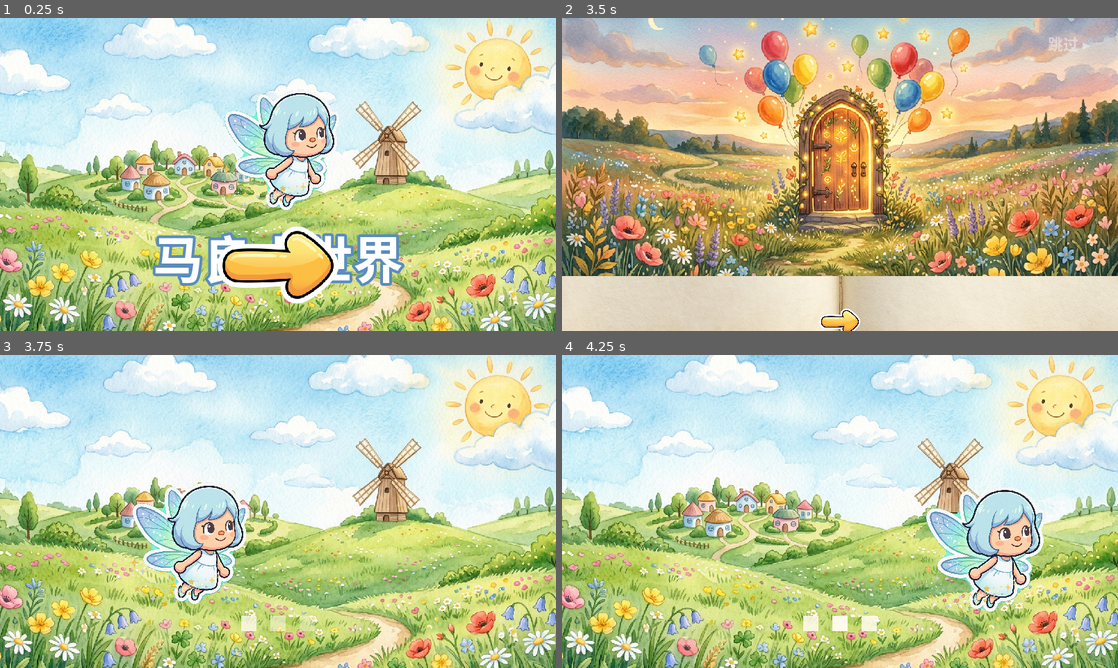
Above: before the commit, frames 1-4 (two rows, left to right).
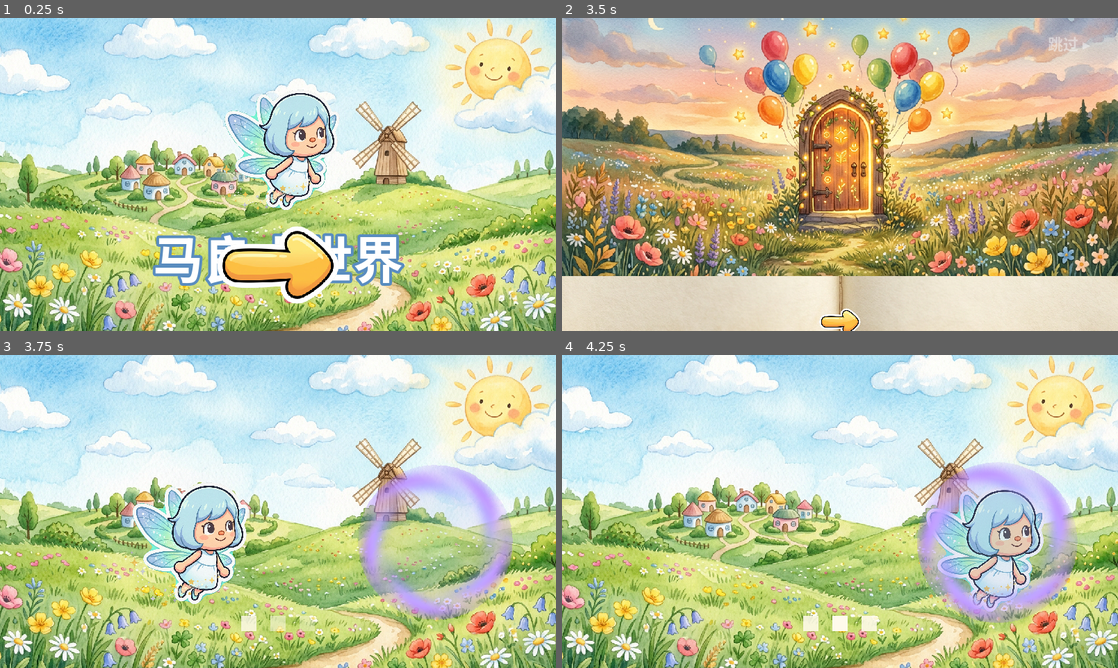
Above: after the commit, the same moments.

Repository: hoveychen/maliang
Game: Godot game, scene res://menu.tscn
Two runs of this game, one before a commit and one after it. Both use one fixed random seed, a clock stepped at 60 frames per second and the inputs below. Sound files missing from this copy of the repository are replaced by a short silence.
Inputs (mouse positions are in pixels of both pictures, inside the frame that each line leads up to):
- Up to frame 1 (0.25 s): no input
- Up to frame 2 (3.5 s): tap Enter (ui_accept) at 0.5, 0.77, 1.07 s; move the mouse to (962, 158) at 0.52 s; hold Right (ui_right) 0.53-1.25 s; click (962, 158) at 0.67 s; click (840, 321) at 1.25 s; click (840, 321) at 2 s; click "跳过 ▸" at 2.75 s
- Up to frame 3 (3.75 s): tap Enter (ui_accept) at 3.5 s; drag from (166, 527) to (250, 574) at 3.52 s
- Up to frame 4 (4.25 s): no input

Frames 1-2 are identical in both runs. In frame 3, 7.0% of the frame differs, in the area x 64-93%, y 35-85%; in frame 4, 7.5%, in the area x 63-93%, y 34-86%.

Commit message:
feat(loading): P1 程序化传送门置于航道终点,仙子飞向它
_make_portal_tex 程序化生成发光漩涡门(高斯环带+角向螺旋+青紫渐变,无素材依赖);
挂 CanvasLayer 盖过背景,钉在仙子飞行终点、持续自转+呼吸。仙子飞近被门遮住=飞入感。
test_visual_loading 端到端绿(门在 headless 生成/渲染无碍)。

Diff:
--- a/scripts/loading.gd
+++ b/scripts/loading.gd
@@ -26,14 +26,20 @@
 const PROG_FOLLOW := 2.5  ## 显示进度追真进度的速度（每秒）：真里程碑落地时仙子快速前冲
 const PROG_CREEP := 0.035 ## 真进度停滞时的慢爬（每秒），朝 0.9 渐近但永不到顶——到顶只由 world_ready 触发
 const CREEP_CEIL := 0.9   ## 慢爬封顶：网络久等时仙子最多爬到 90%，留最后一截给「真就绪」
-const LAND_TIME := 0.5    ## world_ready 后仙子冲刺到终点（_prog→1）的时长
-
-var _fade_root: Control    ## 淡出目标（整层视觉挂它下面，改 modulate:a）
+const LAND_TIME := 0.45   ## world_ready 后仙子冲刺到终点（_prog→1）的时长
+
+const PORTAL_SIZE := 220.0 ## 传送门屏上直径（航道终点），仙子飞向它
+const PORTAL_TEX := 240    ## 传送门贴图分辨率（程序化生成，见 _make_portal_tex）
+const PORTAL_SPIN := 0.6   ## 传送门漩涡自转角速度（弧度/秒）
+
+var _fade_root: Control    ## 淡出目标（背景+三点挂它下面，改 modulate:a 剥离）
+var _portal: TextureRect   ## 航道终点的传送门（挂 CanvasLayer 上、盖过 _fade_root，单独转场）
 var _fairy: TextureRect
 var _dots: Array[ColorRect] = []
 var _t := 0.0
 var _prog := 0.0           ## 显示进度 [0,1]：驱动仙子横向位置；真进度来自 _world.ready_progress()
 var _landing := false      ## world_ready 后接管 _prog（tween 冲到 1.0），_process 不再跟随真进度
+var _transitioning := false ## 传送门转场已接管（门的位置/缩放交给 tween，_process 只保留自转）
 var _shown_at := 0
 var _world: Node = null
 var _revealing := false    ## 已开始揭开（防重复 spawn/reveal）
@@ -94,10 +100,47 @@
 		_fade_root.add_child(d)
 		_dots.append(d)
 
+	# 航道终点的传送门：挂在 CanvasLayer 上、盖过 _fade_root（故仙子飞近时被门遮住＝飞入感）。
+	# 转场时单独动它（居中+放大+淡出），不随背景 _fade_root 一起淡。程序化生成，无素材依赖。
+	_portal = TextureRect.new()
+	_portal.texture = _make_portal_tex(PORTAL_TEX)
+	_portal.expand_mode = TextureRect.EXPAND_IGNORE_SIZE
+	_portal.stretch_mode = TextureRect.STRETCH_KEEP_ASPECT_CENTERED
+	_portal.set_anchors_preset(Control.PRESET_TOP_LEFT)
+	_portal.custom_minimum_size = Vector2(PORTAL_SIZE, PORTAL_SIZE)
+	_portal.pivot_offset = Vector2(PORTAL_SIZE * 0.5, PORTAL_SIZE * 0.5) # 自转/缩放绕门心
+	_portal.mouse_filter = Control.MOUSE_FILTER_IGNORE
+	layer.add_child(_portal)
+
+## 程序化生成发光漩涡传送门：环带峰值在 r≈0.82，叠角向螺旋亮暗（自转即漩涡流动），
+## 内部留一层青→紫的半透微光。返回 ImageTexture，无外部素材依赖。
+func _make_portal_tex(size: int) -> ImageTexture:
+	var img := Image.create(size, size, false, Image.FORMAT_RGBA8)
+	var c := float(size) * 0.5
+	var inner := Color(0.55, 0.92, 1.0) # 青色核
+	var outer := Color(0.62, 0.42, 1.0) # 紫色环缘
+	for y in size:
+		for x in size:
+			var dx := (float(x) - c) / c
+			var dy := (float(y) - c) / c
+			var r := sqrt(dx * dx + dy * dy)
+			if r > 1.0:
+				img.set_pixel(x, y, Color(0, 0, 0, 0))
+				continue
+			var ang := atan2(dy, dx)
+			var ring := exp(-pow((r - 0.82) / 0.16, 2.0))      # 高斯环带
+			var swirl := 0.72 + 0.28 * sin(ang * 5.0 + r * 14.0) # 角向螺旋
+			var core := (1.0 - r) * 0.26                         # 内部微光
+			var a := clampf(ring * swirl + core, 0.0, 1.0)
+			var col := inner.lerp(outer, r) * (0.85 + 0.4 * ring)
+			img.set_pixel(x, y, Color(col.r, col.g, col.b, a))
+	return ImageTexture.create_from_image(img)
+
 func _process(delta: float) -> void:
 	_t += delta
 	_advance_progress(delta)
 	_layout_fairy()
+	_layout_portal()
 	# 三点顺序脉动（相位错开），alpha 在 0.35~1.0 之间呼吸
 	for i in range(_dots.size()):
 		var a := 0.35 + 0.65 * (0.5 + 0.5 * sin(_t * 4.0 - i * 0.9))
@@ -138,6 +181,27 @@
 	_fairy.offset_bottom = base_y + FAIRY_H + bob
 	var s := 1.0 + sin(_t * 2.0) * 0.04
 	_fairy.scale = Vector2(s, s)
+
+## 仙子飞行终点＝门心（_prog=1 时仙子框中心），转场里仙子被吸入此处。
+func _finish_center() -> Vector2:
+	var vp := _fade_root.size
+	return Vector2(vp.x - FLY_MARGIN - FAIRY_W * 0.5, vp.y * 0.40 + FAIRY_H * 0.5)
+
+## 传送门定位：始终自转（漩涡流动），未转场时钉在航道终点并轻微呼吸；
+## 转场开始后位置/缩放交给 tween，这里只保留自转。
+func _layout_portal() -> void:
+	if _portal == null:
+		return
+	_portal.rotation = _t * PORTAL_SPIN
+	if _transitioning or _fade_root == null:
+		return
+	var pc := _finish_center()
+	_portal.offset_left = pc.x - PORTAL_SIZE * 0.5
+	_portal.offset_top = pc.y - PORTAL_SIZE * 0.5
+	_portal.offset_right = pc.x + PORTAL_SIZE * 0.5
+	_portal.offset_bottom = pc.y + PORTAL_SIZE * 0.5
+	var ps := 1.0 + sin(_t * 2.2) * 0.05
+	_portal.scale = Vector2(ps, ps)
 
 func _spawn_world() -> void:
 	_revealing = true # 只此一次，之后只等 world_ready
